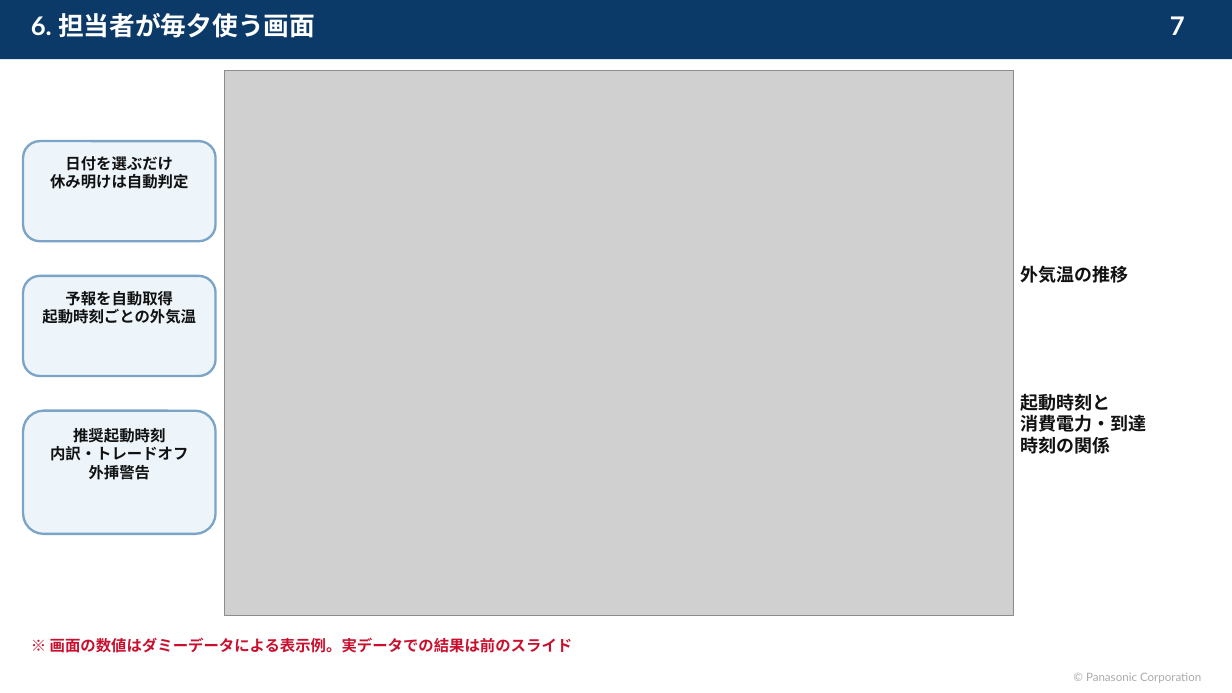
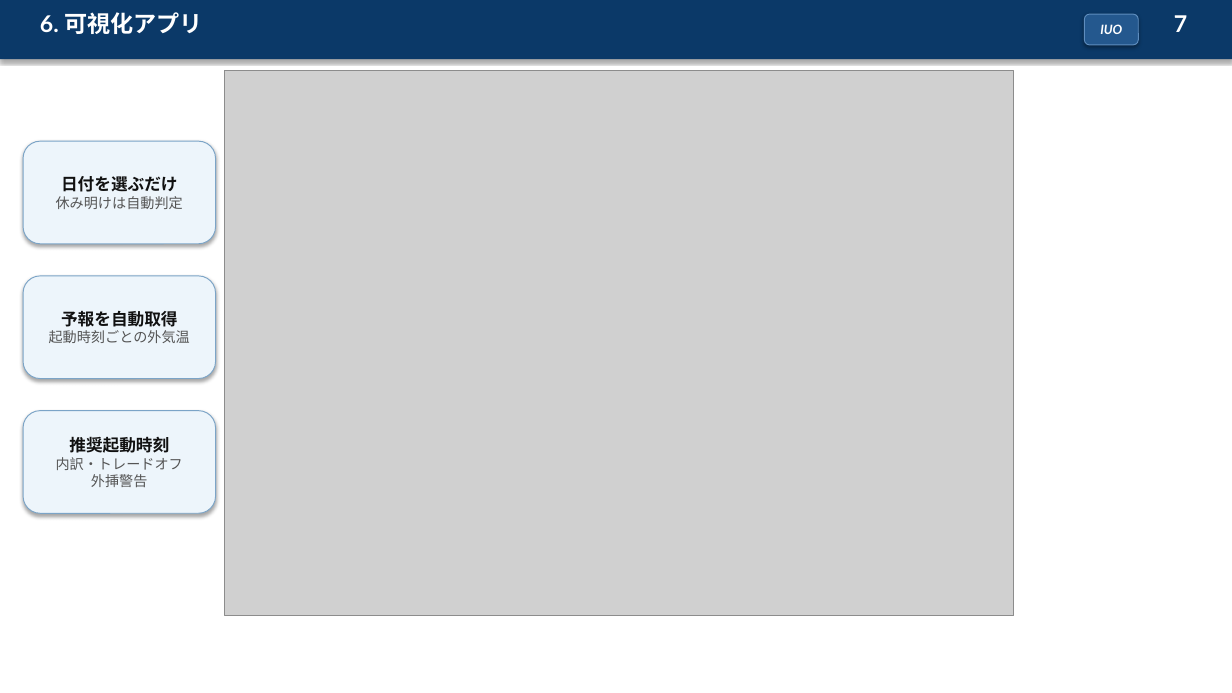
Before and after one commit to koshikai/koshikai, a slide deck: slide 7 of public/slides/hvac-precooling-slides.pptx. Drawn at 1232x693 pixels with LibreOffice and Linux fonts; fonts in the diff are those of the drawing; grey boxes stand for pictures. Boxes give left, top, right and bottom in pixels: in the first picture for what was removed or moved away, otherwise in the second. Text is boxed around its words. In the diff, an @@ line names an element or a change of style, - is before the commit and + after.

```diff
--- a/public/slides/hvac-precooling-slides.pptx
+++ b/public/slides/hvac-precooling-slides.pptx
@@ rectangle at (x1=0, y1=0, x2=1232, y2=59): shadow on @@
@@ rectangle added at (x1=0, y1=0, x2=1232, y2=693), fill #FFFFFF @@
@@ text removed at (x1=31, y1=13, x2=315, y2=38) @@
-6. 担当者が毎夕使う画面
@@ text added at (x1=40, y1=12, x2=203, y2=34), 18 pt, text #FFFFFF, bold @@
+6. 可視化アプリ
@@ rounded rectangle added at (x1=1085, y1=14, x2=1139, y2=44), fill #24588E, outline #5E8DBE 0.75 pt, 10 pt, text #FFFFFF, bold, italic @@
+IUO
@@ text "7" at (x1=1174, y1=15, x2=1187, y2=32): size 20 to 18 pt @@
@@ rounded rectangle "日付を選ぶだけ" resized from (x1=50, y1=156, x2=188, y2=189) to (x1=23, y1=141, x2=215, y2=244) @@
@@ rounded rectangle "日付を選ぶだけ" at (x1=23, y1=141, x2=215, y2=244): size 12 to 13 pt in "日付を選ぶだけ"; size 12 to 11 pt, text colour #111111 to #555555, bold off in "休み明けは自動判定"; vertical alignment top to middle; fill none to #EDF5FB; outline none to #7BA4C7 0.75 pt; shadow on @@
@@ rounded rectangle removed at (x1=23, y1=141, x2=215, y2=241) @@
@@ text removed at (x1=1020, y1=265, x2=1128, y2=283) @@
-外気温の推移
@@ rounded rectangle "予報を自動取得" resized from (x1=42, y1=291, x2=196, y2=324) to (x1=23, y1=276, x2=215, y2=379) @@
@@ rounded rectangle "予報を自動取得" at (x1=23, y1=276, x2=215, y2=379): size 12 to 13 pt in "予報を自動取得"; size 12 to 11 pt, text colour #111111 to #555555, bold off in "起動時刻ごとの外気温"; vertical alignment top to middle; fill none to #EDF5FB; outline none to #7BA4C7 0.75 pt; shadow on @@
@@ rounded rectangle removed at (x1=23, y1=276, x2=215, y2=376) @@
@@ rounded rectangle "推奨起動時刻" resized from (x1=50, y1=426, x2=188, y2=480) to (x1=23, y1=410, x2=215, y2=513) @@
@@ rounded rectangle "推奨起動時刻" at (x1=23, y1=410, x2=215, y2=513): vertical alignment top to middle; fill none to #EDF5FB; outline none to #7BA4C7 0.75 pt; shadow on @@
@@ rounded rectangle removed at (x1=23, y1=410, x2=215, y2=533) @@
@@ text removed at (x1=1020, y1=393, x2=1146, y2=454) @@
-起動時刻と
-消費電力・到達
-時刻の関係
@@ text in rounded rectangle at (x1=69, y1=434, x2=169, y2=456): size 12 to 13 pt in "推奨起動時刻" @@
@@ text in rounded rectangle at (x1=56, y1=457, x2=183, y2=488): text changed; size 12 to 11 pt; text colour #111111 to #555555; bold off @@
-内訳・トレードオフ
-外挿警告
+内訳・トレードオフ
+外挿警告
@@ text removed at (x1=50, y1=637, x2=573, y2=653) @@
-※ 画面の数値はダミーデータによる表示例。実データでの結果は前のスライド
@@ text removed at (x1=1086, y1=673, x2=1201, y2=683) @@
-© Panasonic Corporation
```
Also in this commit, not shown: 3 other slides changed, 5 slides added, 5 slides removed, 2 other files.
